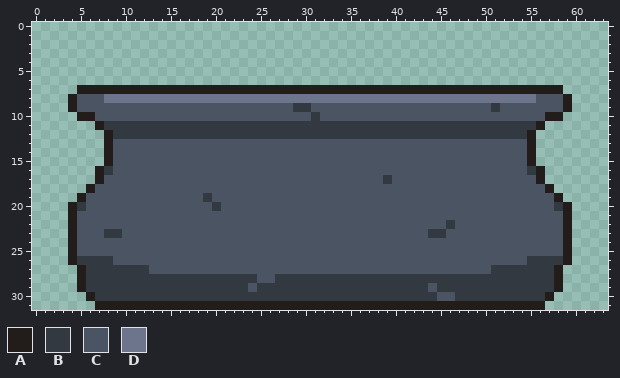
Two states of a pixel-art file, data/img/cauldron.aseprite. Above, as it was before the edit.
64x32 pixels, 1 frame.
Palette (. is transparent): A #221c1a  B #333941  C #4a5462  D #6d758d
After the commit:
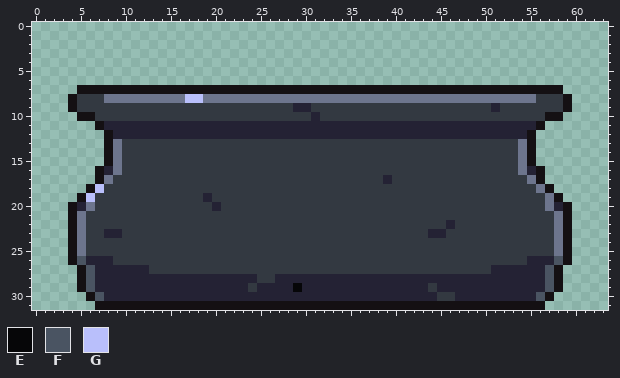
Colours new in this view: E #060608  F #4a5462  G #b9bffb
Difference:
{"colour":"A","old":"#221c1a","new":"#141013"}
{"colour":"B","old":"#333941","new":"#242234"}
{"colour":"C","old":"#4a5462","new":"#333941"}
{"where": "layer \"Layer 2\""}
{"y":8,"x":17,"old":"DD","new":"GG"}
{"y":13,"x":9,"old":"C","new":"D"}
{"y":13,"x":54,"old":"C","new":"D"}
{"y":14,"x":9,"old":"C","new":"D"}
{"y":14,"x":54,"old":"C","new":"D"}
{"y":15,"x":9,"old":"C","new":"D"}
{"y":15,"x":54,"old":"C","new":"D"}
{"y":16,"x":9,"old":"C","new":"D"}
{"y":16,"x":54,"old":"C","new":"D"}
{"y":17,"x":8,"old":"C","new":"D"}
{"y":17,"x":55,"old":"C","new":"D"}
{"y":18,"x":7,"old":"C","new":"G"}
{"y":18,"x":56,"old":"C","new":"D"}
{"y":19,"x":6,"old":"C","new":"G"}
{"y":19,"x":57,"old":"C","new":"D"}
{"y":20,"x":6,"old":"C","new":"D"}
{"y":20,"x":57,"old":"C","new":"D"}
{"y":21,"x":5,"old":"C","new":"D"}
{"y":21,"x":58,"old":"C","new":"D"}
{"y":22,"x":5,"old":"C","new":"D"}
{"y":22,"x":58,"old":"C","new":"D"}
{"y":23,"x":5,"old":"C","new":"D"}
{"y":23,"x":58,"old":"C","new":"D"}
{"y":24,"x":5,"old":"C","new":"D"}
{"y":24,"x":58,"old":"C","new":"D"}
{"y":25,"x":5,"old":"C","new":"D"}
{"y":25,"x":58,"old":"C","new":"D"}
{"y":26,"x":5,"old":"B","new":"F"}
{"y":26,"x":58,"old":"B","new":"F"}
{"y":27,"x":6,"old":"B","new":"F"}
{"y":27,"x":57,"old":"B","new":"F"}
{"y":28,"x":6,"old":"B","new":"F"}
{"y":28,"x":57,"old":"B","new":"F"}
{"y":29,"x":6,"old":"B","new":"F"}
{"y":29,"x":29,"old":"B","new":"E"}
{"y":29,"x":57,"old":"B","new":"F"}
{"y":30,"x":7,"old":"B","new":"F"}
{"y":30,"x":56,"old":"B","new":"F"}
{"label":"changed","picture_box":[68,85,572,310]}
